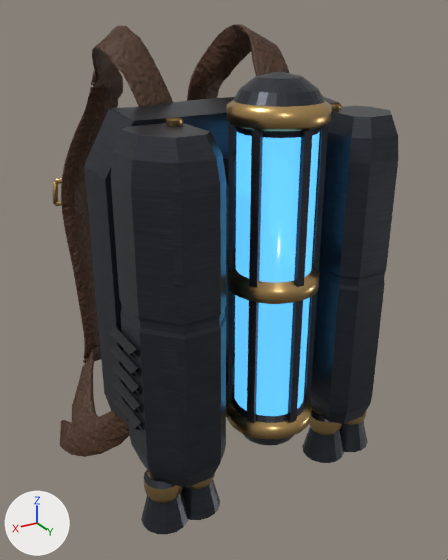
The glTF model assets/models/scottish-base-v2/jetpack-only.glb, before and after one commit.
Camera for both pictures: a 50 mm lens placed at (0.331, 0.683, 1.558), pointed at (-0.013, 0.11, 1.271). Every picture has the same lights, and +X, +Y and +Z are marked at lower left. The first picture is the older version. Vertices at exactly the same position are counted once.

In view in the first picture: 'gear_white_pack'.
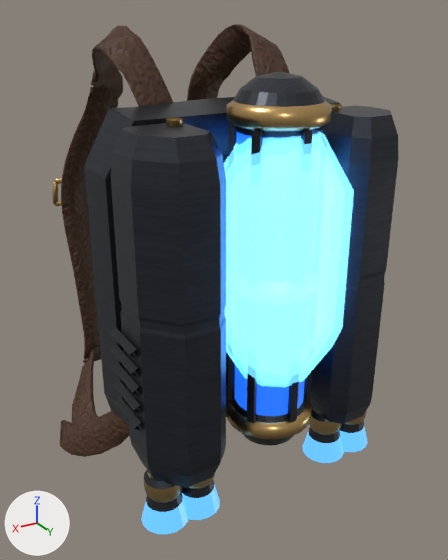
Location of each change, (x1, y1, x2, y2) in pixels of the pictures (448 x 560 px):
'gear_white_pack', surface changed, reshaped
    both: (53, 24, 398, 535)
part 1 of me_gear_white_pack_001, added
    after: (224, 132, 354, 387)
part 2 of me_gear_white_pack_001, surface changed
    both: (78, 27, 372, 534)
part 3 of me_gear_white_pack_001, recoloured
    both: (141, 427, 368, 535)

The change, as a list of edits to the scene's bpy script:
```text
Add img_pack_core_emissive:
    img_pack_core_emissive = load_image('pack_core_emissive', '_unpacked/pack_core_emissive', 64, 256, 'sRGB')
Change mat_pack_coreglow:
    where n0 = _N.new('ShaderNodeBsdfPrincipled'); n0.name = 'Principled BSDF'
    remove n0.inputs[27].default_value = (0.12, 0.55, 1.0, 1.0)  # 'Emission Color', blue #61c4ff
    n0.inputs[0].default_value: (0.03, 0.2, 0.75, 1.0) -> (0.02, 0.1, 0.42, 1.0)  # 'Base Color', blue #307ce1 -> 'Base Color', blue #2759ad
    n0.inputs[2].default_value: 0.15 -> 0.42  # 'Roughness'
    n0.inputs[28].default_value: 1.0 -> 2.05  # 'Emission Strength'
    add n2 = _N.new('ShaderNodeTexImage'); n2.name = 'Image Texture'
    add n2.image = img_pack_core_emissive
    add _L.new(n2.outputs[0], n0.inputs[27])  # 'Color' to 'Emission Color'
Add mat_pack_nozzleglow:
    mat_pack_nozzleglow = principled_material('Pack_NozzleGlow')
    mat_pack_nozzleglow.base_color = (0.02, 0.06, 0.22)  # blue #274581
    mat_pack_nozzleglow.roughness = 0.28
    mat_pack_nozzleglow.emission_color = (0.12, 0.48, 1.0)  # blue #61b8ff
    mat_pack_nozzleglow.emission_strength = 1.15
Add mat_pack_corehalo:
    mat_pack_corehalo = principled_material('Pack_CoreHalo')
    mat_pack_corehalo.base_color = (0.07, 0.32, 1.0)  # blue #4b99ff
    mat_pack_corehalo.roughness = 0.12
    mat_pack_corehalo.alpha = 0.36
    mat_pack_corehalo.emission_color = (0.12, 0.48, 1.0)  # blue #61b8ff
    mat_pack_corehalo.emission_strength = 3.8
Change me_gear_white_pack_001:
    used by ob_gear_white_pack; location = (0.0, 0.0, 0.0)
    remove me_gear_white_pack_001.from_pydata(...)  # 3108 vertices, 5824 faces; spans x -0.173..0.175, y -0.112..0.271, z 1.034..1.547
    add me_gear_white_pack_001.from_pydata(...)  # 3230 vertices, 6064 faces; spans x -0.173..0.175, y -0.112..0.296, z 1.034..1.547
    me_gear_white_pack_001 part 1: a new loose piece of 122 vertices spanning x -0.066..0.066, y 0.17..0.296, z 1.2..1.48, in mat_pack_corehalo (blue #4b99ff, glowing blue #61b8ff)
    me_gear_white_pack_001 part 2: 3402 kept faces spanning x -0.173..0.175, y -0.112..0.271, z 1.034..1.547 get new texture (UV) coordinates
    me_gear_white_pack_001 part 3: 256 faces spanning x -0.15..0.15, y 0.195..0.245, z 1.072..1.096 switch from mat_pack_gunmetal (picture img_pack_gunmetal_basecolor) to mat_pack_nozzleglow (blue #274581, glowing blue #61b8ff)
    add me_gear_white_pack_001.materials.append(mat_pack_corehalo)  # blue #4b99ff, glowing blue #61b8ff
```
